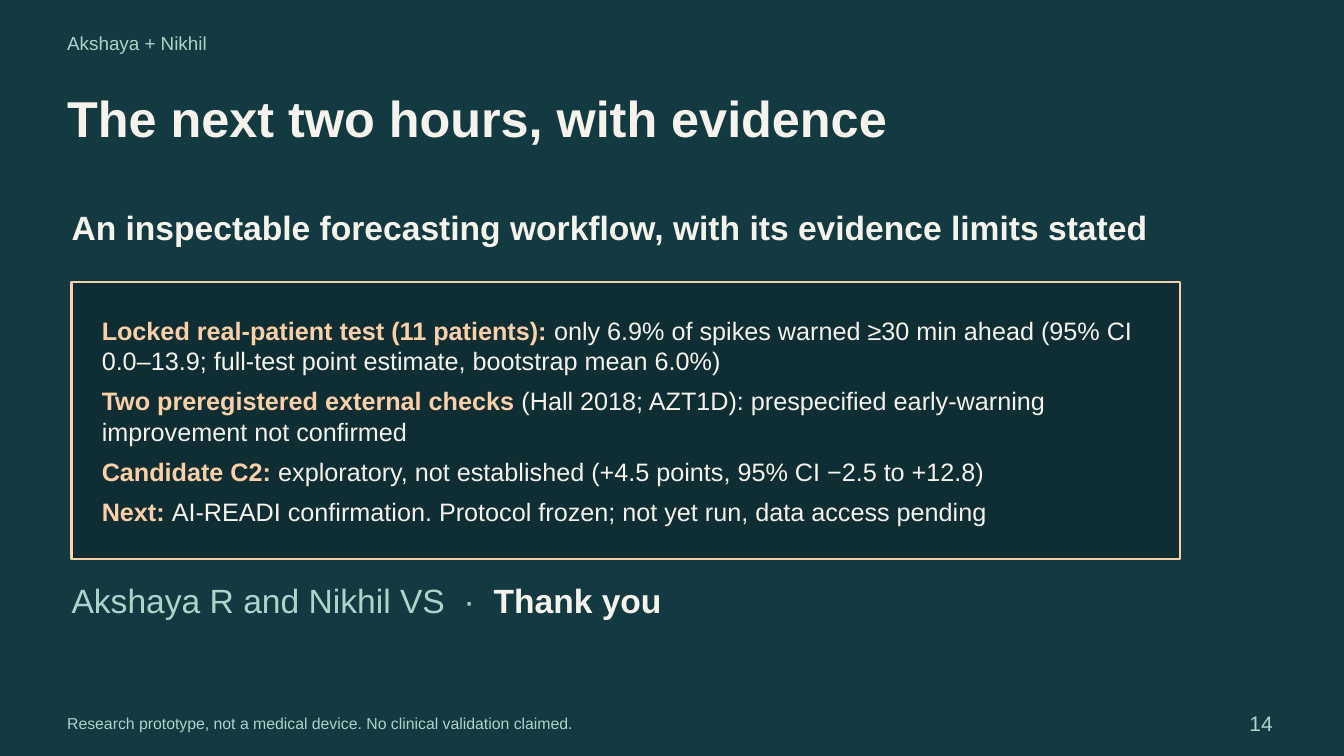
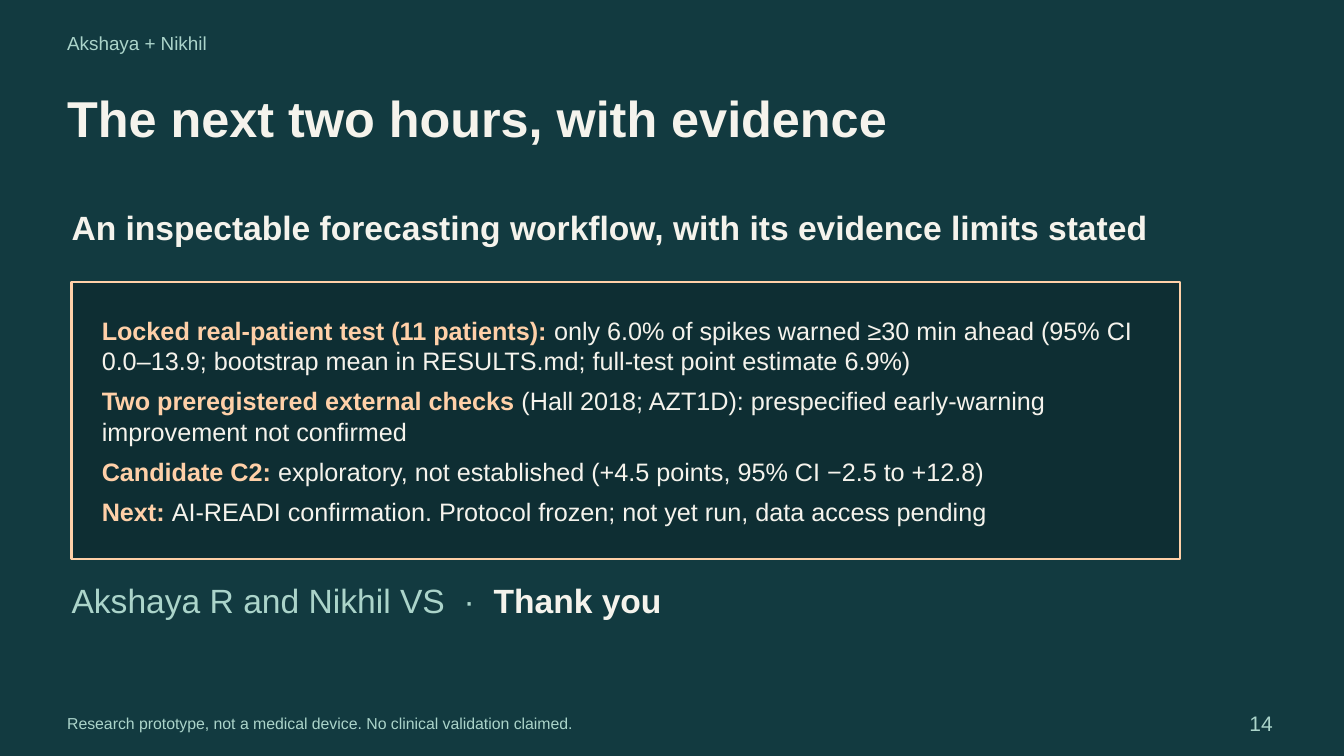
Before and after one commit to AkshayAlgoX/T2D-Glucose-Digital-Twin, a slide deck: slide 14 of docs/presentation/presentation.pptx. Drawn at 1344x756 pixels with LibreOffice and Linux fonts; fonts in the diff are those of the drawing. Boxes give left, top, right and bottom in pixels: in the first picture for what was removed or moved away, otherwise in the second. Text is boxed around its words. In the diff, an @@ line names an element or a change of style, - is before the commit and + after.

```diff
--- a/docs/presentation/presentation.pptx
+++ b/docs/presentation/presentation.pptx
@@ text in rectangle at (102,321,1132,376): text changed @@
-Locked real-patient test (11 patients): only 6.9% of spikes warned ≥30 min ahead (95% CI 0.0–13.9; full-test point estimate, bootstrap mean 6.0%)
+Locked real-patient test (11 patients): only 6.0% of spikes warned ≥30 min ahead (95% CI 0.0–13.9; bootstrap mean in RESULTS.md; full-test point estimate 6.9%)
```
Also in this commit, not shown: 8 other files.
